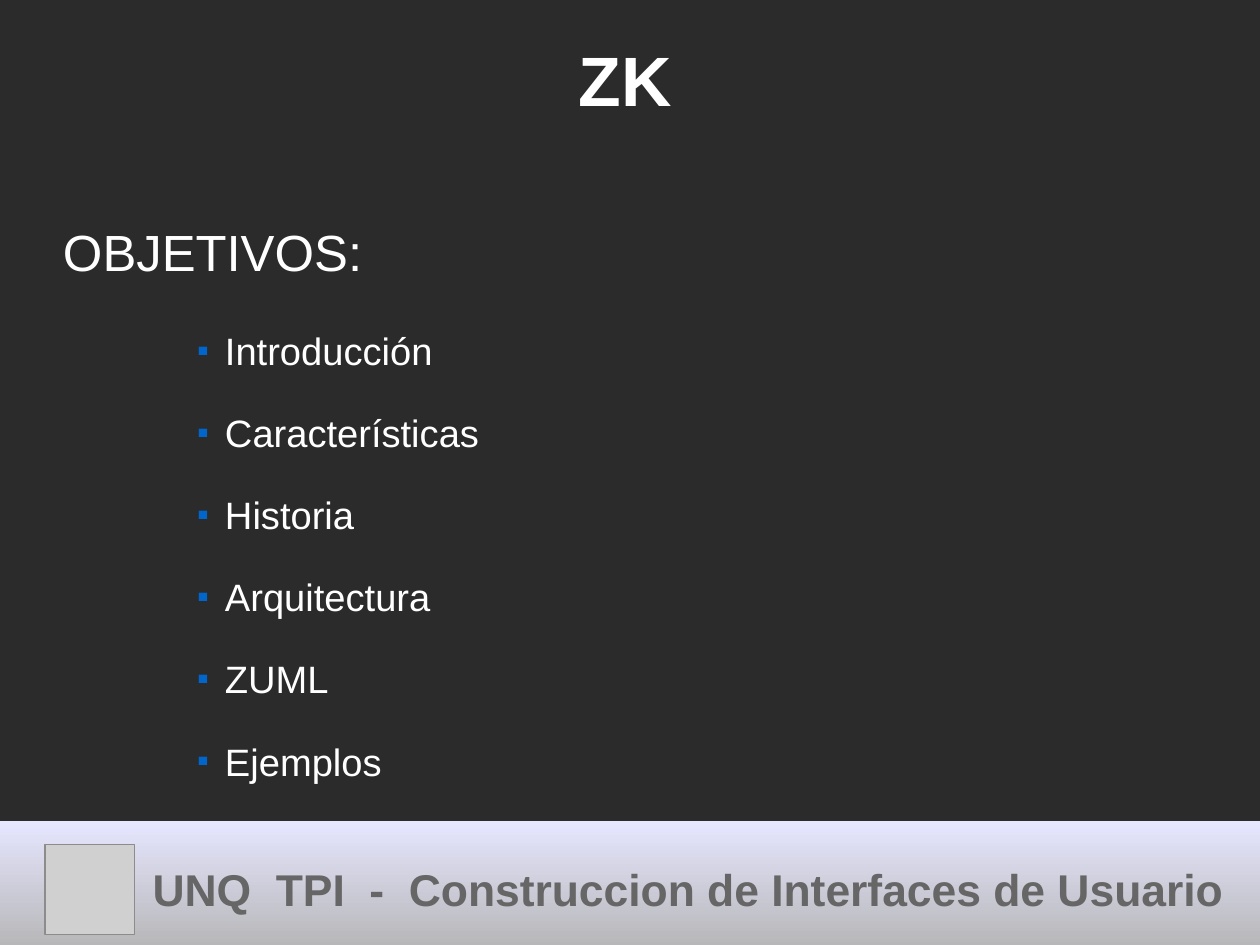
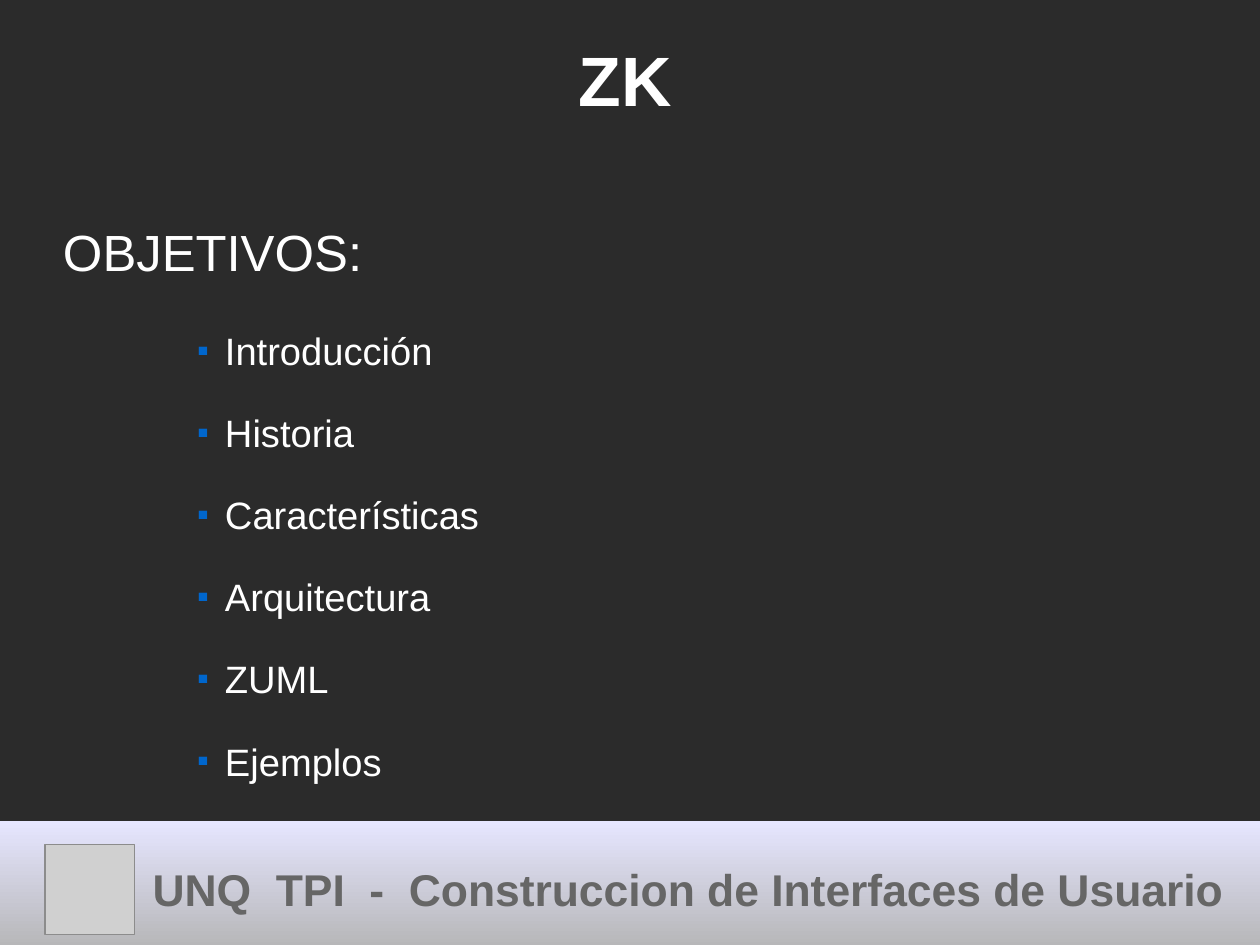
Before and after one commit to cdmarchionne/tpi-ui-tp-esferas, a slide deck: slide 2 of ZK/resources/Presentacion ZK.odp. Drawn at 1260x945 pixels with LibreOffice and Linux fonts; fonts in the diff are those of the drawing; grey boxes stand for pictures; background and template pictures are left out; a plain dark background stands for a picture behind light text. Boxes give left, top, right and bottom in pixels: in the first picture for what was removed or moved away, otherwise in the second. Text is boxed around its words. In the diff, an @@ line names an element or a change of style, - is before the commit and + after.

Commit message:
Se CAmbio el orden de alguna Diapositiva de ZK

```diff
--- a/ZK/resources/Presentacion ZK.odp
+++ b/ZK/resources/Presentacion ZK.odp
@@ text at <box>225,419,354,448</box>: paragraph added @@
+    ■ Historia
@@ text at <box>225,501,354,530</box>: paragraph removed @@
-    ■ Historia
```
